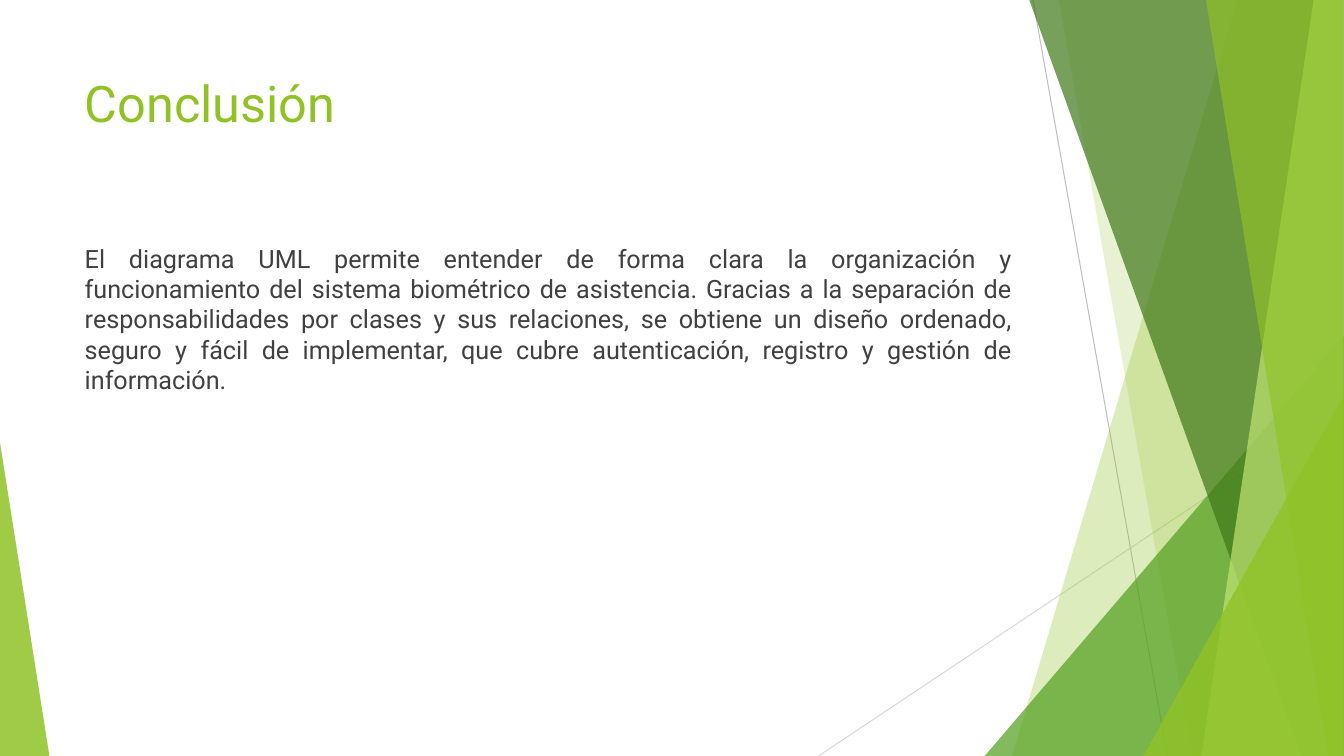
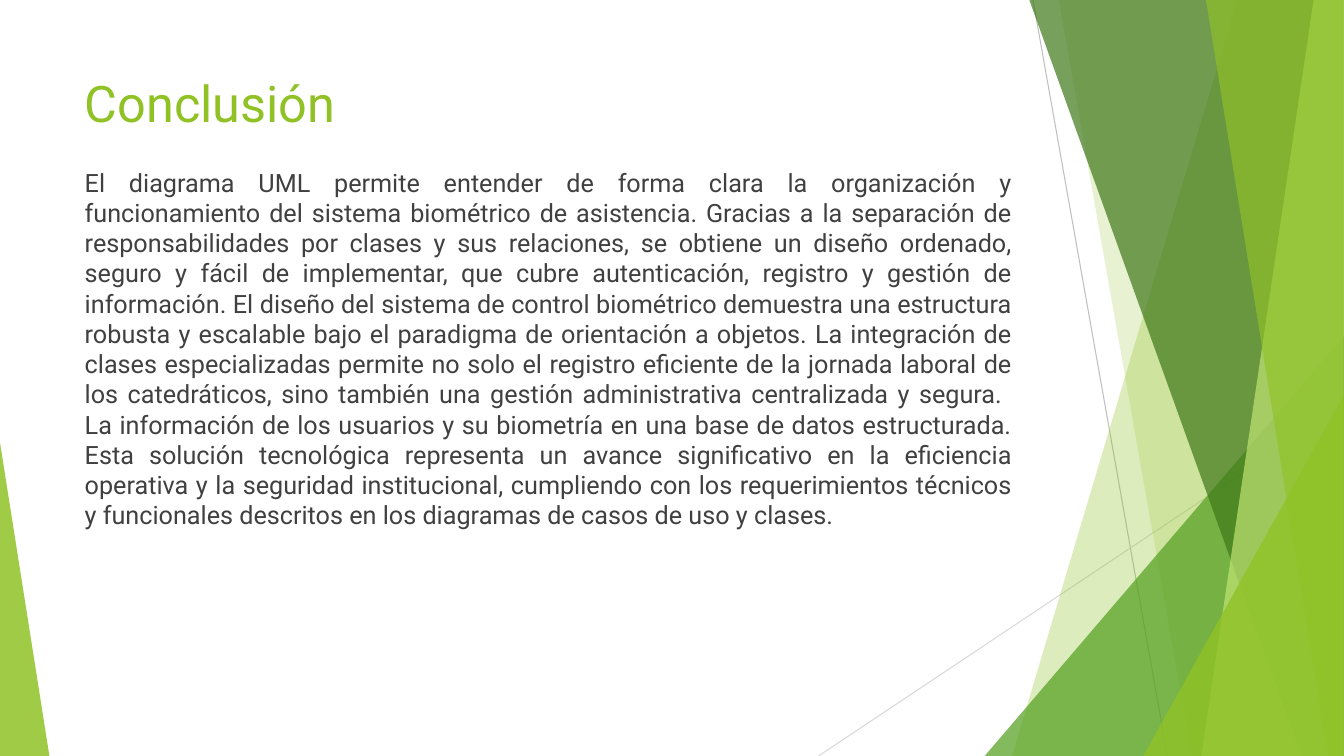
Before and after one commit to Cynthia21Morales/Ingenieria_del_Software_CynthiaJasmineMT, a slide deck: slide 9 of unidad 1/1.3 Ejercicio Diagrama Uml_Cynthia Jasmine Morales Torres.pptx (slide 8 before the commit). Drawn at 1344x756 pixels with LibreOffice and Linux fonts; fonts in the diff are those of the drawing. Boxes give left, top, right and bottom in pixels: in the first picture for what was removed or moved away, otherwise in the second. Text is boxed around its words. In the diff, an @@ line names an element or a change of style, - is before the commit and + after.

```diff
--- a/unidad 1/1.3 Ejercicio Diagrama Uml_Cynthia Jasmine Morales Torres.pptx
+++ b/unidad 1/1.3 Ejercicio Diagrama Uml_Cynthia Jasmine Morales Torres.pptx
@@ text at <box>85,173,1012,530</box>: text changed @@
-El diagrama UML permite entender de forma clara la organización y funcionamiento del sistema biométrico de asistencia. Gracias a la separación de responsabilidades por clases y sus relaciones, se obtiene un diseño ordenado, seguro y fácil de implementar, que cubre autenticación, registro y gestión de información.
+El diagrama UML permite entender de forma clara la organización y funcionamiento del sistema biométrico de asistencia. Gracias a la separación de responsabilidades por clases y sus relaciones, se obtiene un diseño ordenado, seguro y fácil de implementar, que cubre autenticación, registro y gestión de información. El diseño del sistema de control biométrico demuestra una estructura robusta y escalable bajo el paradigma de orientación a objetos. La integración de clases especializadas permite no solo el registro eficiente de la jornada laboral de los catedráticos, sino también una gestión administrativa centralizada y segura. La información de los usuarios y su biometría en una base de datos estructurada. Esta solución tecnológica representa un avance significativo en la eficiencia operativa y la seguridad institucional, cumpliendo con los requerimientos técnicos y funcionales descritos en los diagramas de casos de uso y clases.
```
Also in this commit, not shown: 4 other slides changed, 2 slides added, 1 slide removed.
